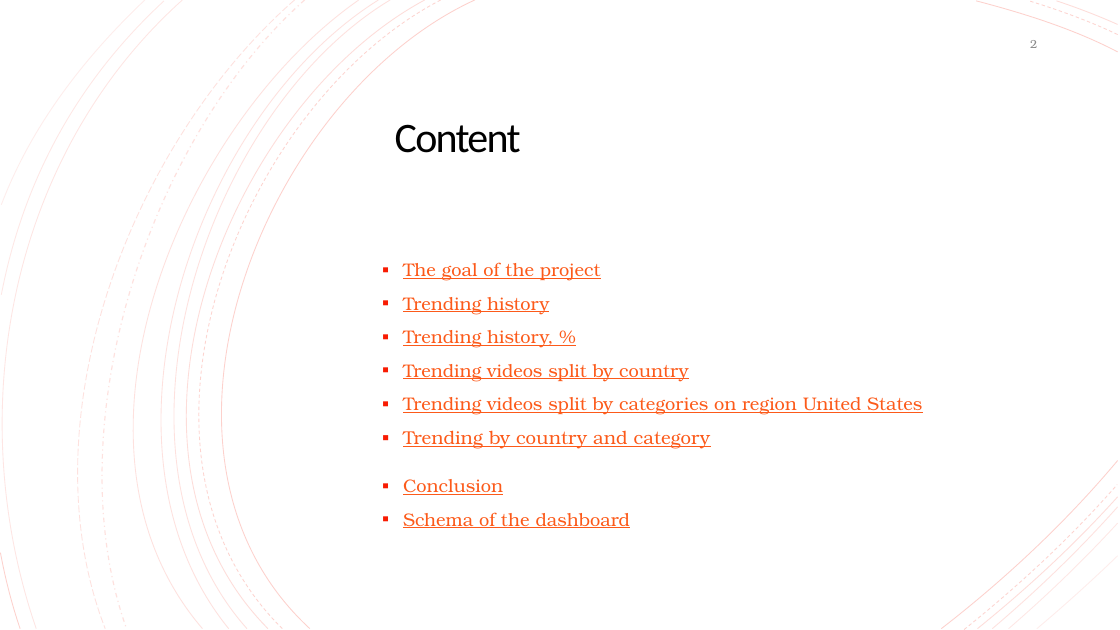
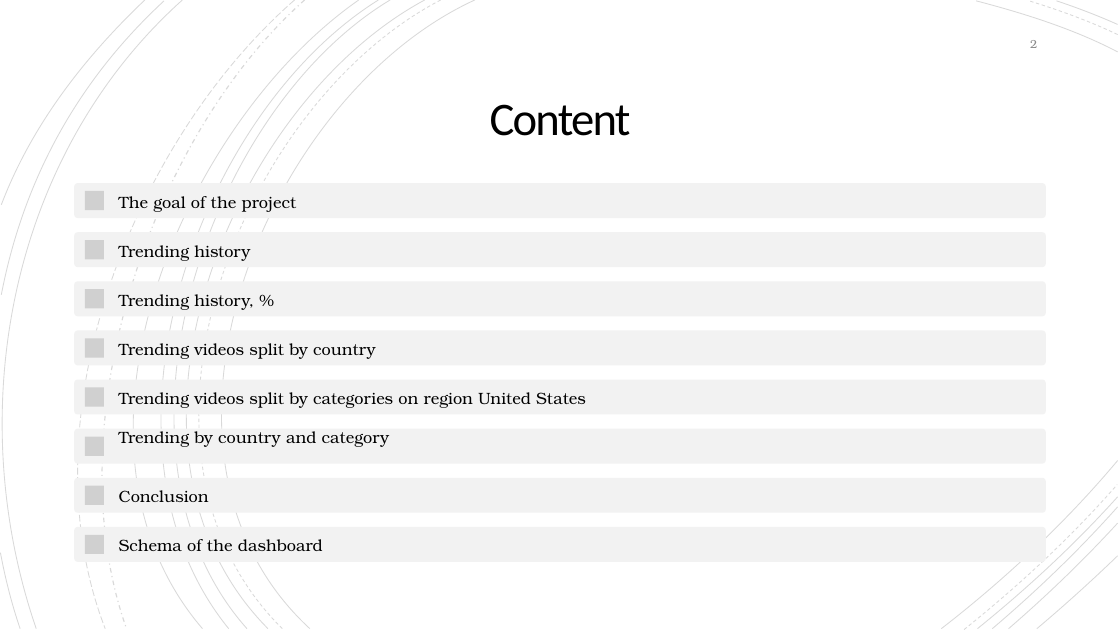
Before and after one commit to marytet/DataAnalystPortfolio, a slide deck: slide 2 of trending_video_analysis/Trending-videos history on YouTube Presentation.pptx. Drawn at 1120x630 pixels with LibreOffice and Linux fonts; fonts in the diff are those of the drawing; grey boxes stand for pictures. Boxes give left, top, right and bottom in pixels: in the first picture for what was removed or moved away, otherwise in the second. Text is boxed around its words. In the diff, an @@ line names an element or a change of style, - is before the commit and + after.

```diff
--- a/trending_video_analysis/Trending-videos history on YouTube Presentation.pptx
+++ b/trending_video_analysis/Trending-videos history on YouTube Presentation.pptx
@@ outline #F81B02 0.75 pt to #000000 0.75 pt in 16 elements at bbox=[120, 0, 475, 628], bbox=[976, 1, 1117, 52], bbox=[942, 460, 1118, 628], bbox=[92, 0, 425, 628], bbox=[1057, 1, 1118, 24], bbox=[978, 497, 1118, 628], bbox=[92, 0, 391, 628], bbox=[992, 507, 1117, 628], bbox=[82, 0, 378, 628], bbox=[1009, 523, 1118, 629], bbox=[45, 0, 359, 628], bbox=[1037, 556, 1117, 629], bbox=[0, 0, 182, 628], bbox=[2, 1, 165, 295], bbox=[1, 553, 20, 628], bbox=[2, 0, 145, 205] @@
@@ outline #F81B02 0.75 pt dashed to #000000 0.75 pt dashed in 4 elements at bbox=[103, 0, 441, 628], bbox=[1029, 1, 1117, 34], bbox=[965, 485, 1117, 630], bbox=[24, 0, 295, 628] @@
@@ freeform shape at bbox=[55, 0, 304, 628]: outline #F81B02 1 pt dashed to #000000 1 pt dashed @@
@@ title "Content": place and size @@
-title "Content" at bbox=[395, 124, 521, 153]
+title "Content" at bbox=[490, 104, 631, 136]
@@ title "Content" at bbox=[490, 104, 631, 136]: size 36 to 40 pt; alignment left to centre; vertical alignment bottom to middle @@
@@ text removed at bbox=[403, 262, 922, 528] @@
-▪ The goal of the project
-▪ Trending history
-▪ Trending history, %
-▪ Trending videos split by country
-▪ Trending videos split by categories on region United States
-▪ Trending by country and category
-▪ Conclusion
-▪ Schema of the dashboard
@@ group added at bbox=[74, 183, 1046, 562]: 8 rounded rectangles, 8 pictures, 8 texts @@
+The goal of the project
+Trending history
+Trending history, %
+Trending videos split by country
+Trending videos split by categories on region United States
+Trending by country and category
+Conclusion
+Schema of the dashboard
```
Also in this commit, not shown: 7 other slides changed, 1 slide added, 17 other files.
